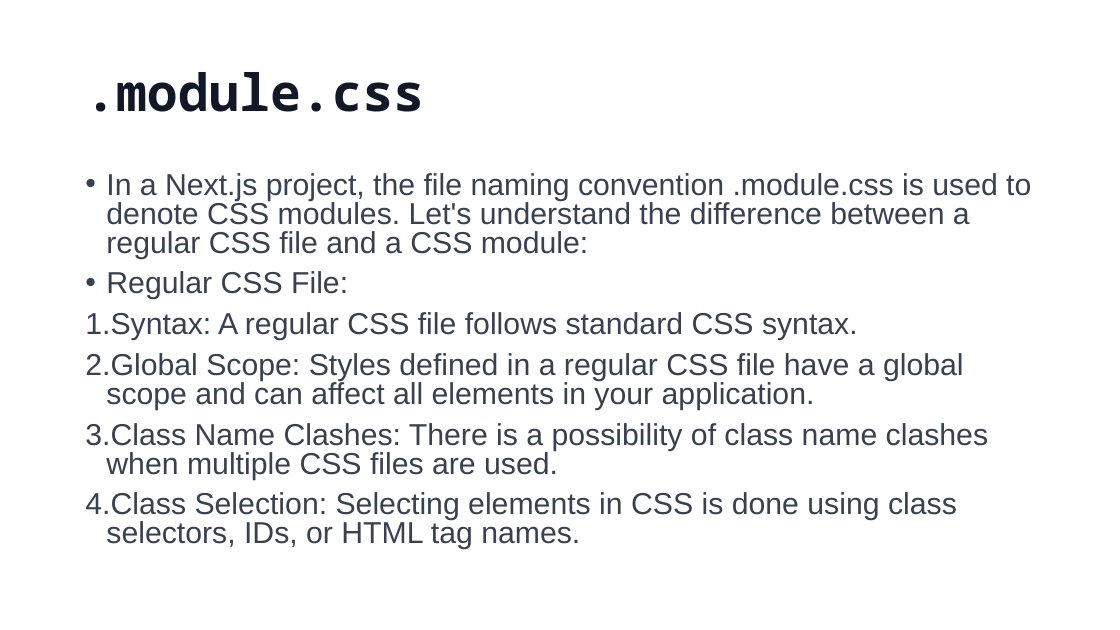
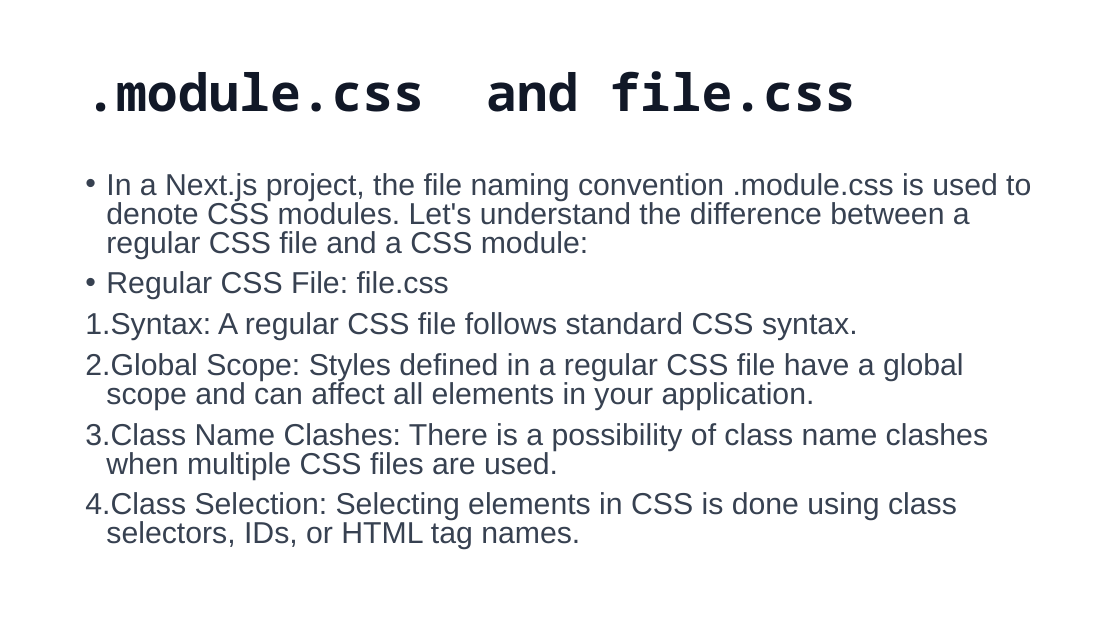
Before and after one commit to 1shaked/full-stack, a slide deck: slide 24 of 19ass/19ass.pptx. Drawn at 1120x630 pixels with LibreOffice and Linux fonts; fonts in the diff are those of the drawing. Boxes give left, top, right and bottom in pixels: in the first picture for what was removed or moved away, otherwise in the second. Text is boxed around its words. In the diff, an @@ line names an element or a change of style, - is before the commit and + after.

```diff
--- a/19ass/19ass.pptx
+++ b/19ass/19ass.pptx
@@ title at box(85, 71, 855, 112): text changed @@
-.module.css
+.module.css and file.css
@@ text at box(106, 271, 449, 300): text changed @@
-• Regular CSS File:
+• Regular CSS File: file.css
```
Also in this commit, not shown: 2 slides added, 2 slides removed, 35 other files.
